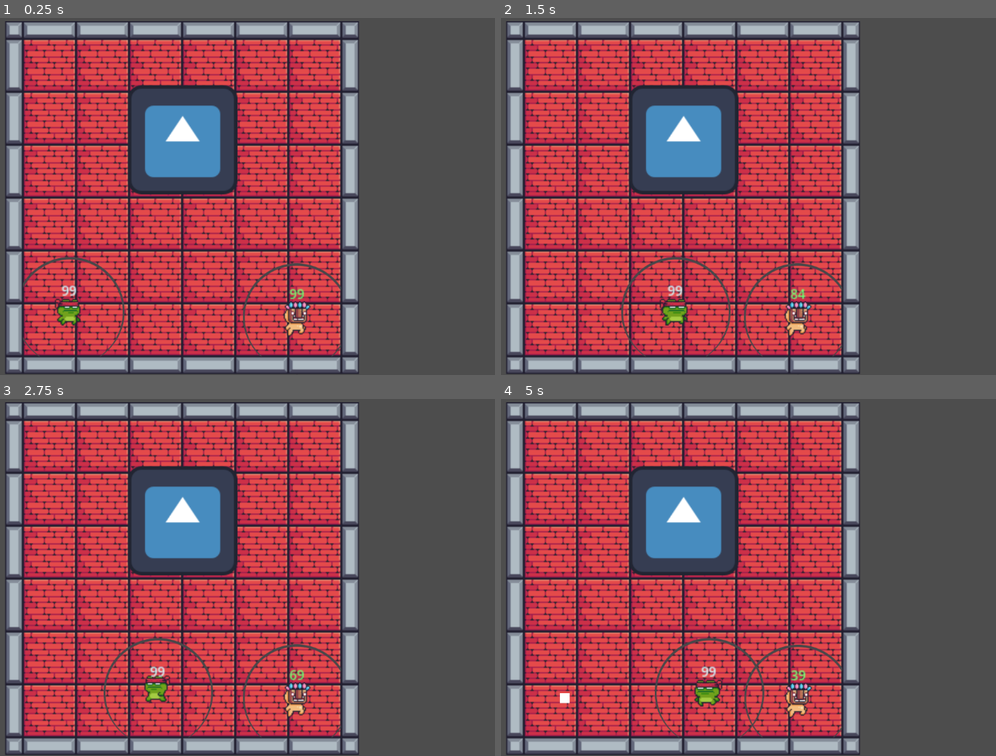
Above: before the commit, frames 1-4 (two rows, left to right).
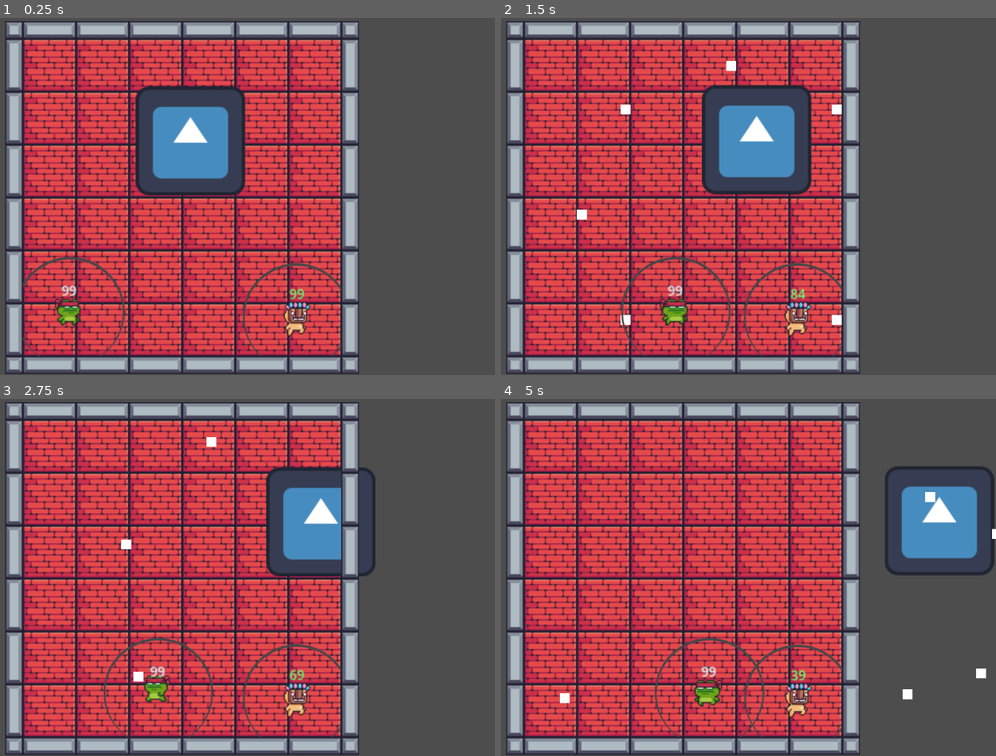
Above: after the commit, the same moments.

Repository: colinmcguiree/2d-game-project
Game: Godot game, scene res://game.tscn
The game is run twice, just before and just after one commit, with the same random seed, the same clock (stepped at 60 frames per second) and the same inputs. This scene is started directly instead of the project's main scene. The engine's default icon, where the game draws it, is replaced by a stand-in: a white triangle on a blue panel in a dark square.
Inputs:
- Up to frame 1 (0.25 s): no input
- Up to frame 2 (1.5 s): tap Enter (ui_accept) at 0.5, 0.77 s; hold D (alt_right) from 0.53 s (still down); tap Q (p1_fire) at 0.6 s; tap / (p2_fire) at 0.8, 1.35 s
- Up to frame 3 (2.75 s): tap Enter (ui_accept) at 1.52 s; tap Q (p1_fire) at 1.55 s; release D (alt_right) at 2.03 s; hold A (alt_left) from 2.03 s (still down); hold E (P1_heal_key) from 2.03 s (still down); tap / (p2_fire) at 2.3 s
- Up to frame 4 (5 s): release A (alt_left) at 2.78 s; release E (P1_heal_key) at 2.78 s; hold D (alt_right) 2.78-4.28 s; tap . (P2_heal_key) at 2.85 s; tap Enter (ui_accept) at 3.02, 3.77, 4.52 s; tap Q (p1_fire) at 3.05, 3.6, 4.55 s; tap / (p2_fire) at 3.8, 4.35 s; hold A (alt_left) from 4.28 s (still down)

The runs differ from the first frame. In frame 1, 2.5% of the frame differs, in the area x 25-50%, y 18-50%; in frame 2, 11%; in frame 3, 12%, in the area x 24-76%, y 10-80%; in frame 4, 11%.

Commit message:
boss movement

Diff:
--- a/boss.gd
+++ b/boss.gd
@@ -2,38 +2,59 @@
 
 @export var bullet_scene_2: PackedScene
 @onready var bspawnA = $BossBSpawn_A
-var facing = Vector2.DOWN
+@onready var shoot_timer = $Timer
+@onready var move_timer = $MoveTimer  # We'll add this node below
+
 var health = 500
-var angle = 0.1
-var angle2 = 0.1
-var random = RandomNumberGenerator.new()
+var speed = 80.0                  # How fast the boss moves
+var move_direction = Vector2.ZERO # Current movement direction
+var bullet_angle_offset = 0.0     # Rotates the shot pattern over time
+var num_bullets = 8               # How many bullets fire at once (in a circle)
 
 
+# Fires 'num_bullets' bullets evenly spread in a circle,
+# rotated by the current bullet_angle_offset
 func fire():
-	var new_bullet = bullet_scene_2.instantiate()
-	# bullet = bullet_scene_2
-	new_bullet.direction = facing
-	new_bullet.shooter = self
-	# print(facing)
-	get_parent().add_child(new_bullet)
-	new_bullet.position = bspawnA.global_position
+	var angle_step = (2 * PI) / num_bullets  # Evenly divide a full circle
 
-# Called when the node enters the scene tree for the first time.
-func _ready() -> void:
-	pass
+	for i in range(num_bullets):
+		var angle = angle_step * i + bullet_angle_offset
+		var new_bullet = bullet_scene_2.instantiate()
+		new_bullet.direction = Vector2.from_angle(angle)
+		new_bullet.shooter = self
+		get_parent().add_child(new_bullet)
+		new_bullet.position = bspawnA.global_position
+
+	# Rotate the pattern slightly each time we fire
+	bullet_angle_offset += 0.3
 
 
-# Called every frame. 'delta' is the elapsed time since the previous frame.
+# Pick a new random direction to move in
+func pick_new_direction():
+	var random_angle = randf_range(0, 2 * PI)
+	move_direction = Vector2.from_angle(random_angle)
+
+
+func _ready() -> void:
+	pick_new_direction()       # Start moving immediately
+	shoot_timer.wait_time = 1.2
+	shoot_timer.start()
+
+
 func _process(delta: float) -> void:
-	pass
+	position += move_direction * speed * delta
+
+	var screen = get_viewport_rect().size
+	if position.x < 0 or position.x > screen.x:
+		move_direction.x *= -1
+	if position.y < 0 or position.y > screen.y:
+		move_direction.y *= -1
 
 
 func _on_timer_timeout() -> void:
-	print("pew")
 	fire()
-	#rotate(0.2)
-	#print(rotation)
-	facing = Vector2(angle, angle2).normalized()
-	print(facing)
-	angle -= 1.0
-	angle2 += 1.0
+
+
+# Called by the MoveTimer — pick a new random direction
+func _on_move_timer_timeout() -> void:
+	pick_new_direction()
--- /dev/null
+++ b/bullet.gd
@@ -0,0 +1,22 @@
+extends Area2D
+
+var speed: float = 400.0
+var direction: Vector2 = Vector2.RIGHT
+
+func _ready():
+	# Automatically destroy the bullet after 5 seconds
+	# so it doesn't fly forever and waste memory
+	var lifetime_timer = Timer.new()
+	lifetime_timer.wait_time = 5.0
+	lifetime_timer.one_shot = true
+	lifetime_timer.timeout.connect(_on_lifetime_expired)
+	add_child(lifetime_timer)
+	lifetime_timer.start()
+
+func _physics_process(delta):
+	# Move the bullet in its direction every frame
+	# delta ensures smooth movement regardless of framerate
+	position += direction * speed * delta
+
+func _on_lifetime_expired():
+	queue_free()  # Remove the bullet from the game
--- /dev/null
+++ b/bullet.tscn
@@ -0,0 +1,11 @@
+[gd_scene format=3 uid="uid://dw1xw1660h61y"]
+
+[ext_resource type="Script" uid="uid://d3f3gewqysw5f" path="res://bullet.gd" id="1_v7oki"]
+
+[sub_resource type="CapsuleShape2D" id="CapsuleShape2D_v7oki"]
+
+[node name="Bullet" type="Area2D" unique_id=1867310071]
+script = ExtResource("1_v7oki")
+
+[node name="CollisionShape2D" type="CollisionShape2D" parent="." unique_id=563115738]
+shape = SubResource("CapsuleShape2D_v7oki")
--- a/game.tscn
+++ b/game.tscn
@@ -159,6 +159,9 @@
 [node name="boss" parent="." unique_id=2049148244 instance=ExtResource("3_feb5d")]
 position = Vector2(2, -147)
 
+[node name="MoveTimer" type="Timer" parent="boss" unique_id=108918995]
+wait_time = 2.0
+
 [node name="Player" parent="." unique_id=2024112352 instance=ExtResource("1_80nbo")]
 position = Vector2(-87, 20)
 
@@ -172,3 +175,5 @@
 
 [node name="SecondPlayer" parent="." unique_id=2136149429 instance=ExtResource("3_fc0e3")]
 position = Vector2(118, 30)
+
+[connection signal="timeout" from="boss/MoveTimer" to="boss" method="_on_move_timer_timeout"]
Renamed: ._project.godot -> ._.godot
Renamed: ._Buttons.gd -> ._bullet.gd
Renamed: ._Buttons.gd.uid -> ._bullet.gd.uid
Renamed: ._Tutorial.tscn -> ._bullet.tscn
Binary file changed: ._game.tscn
Not shown, added: bullet.gd.uid
